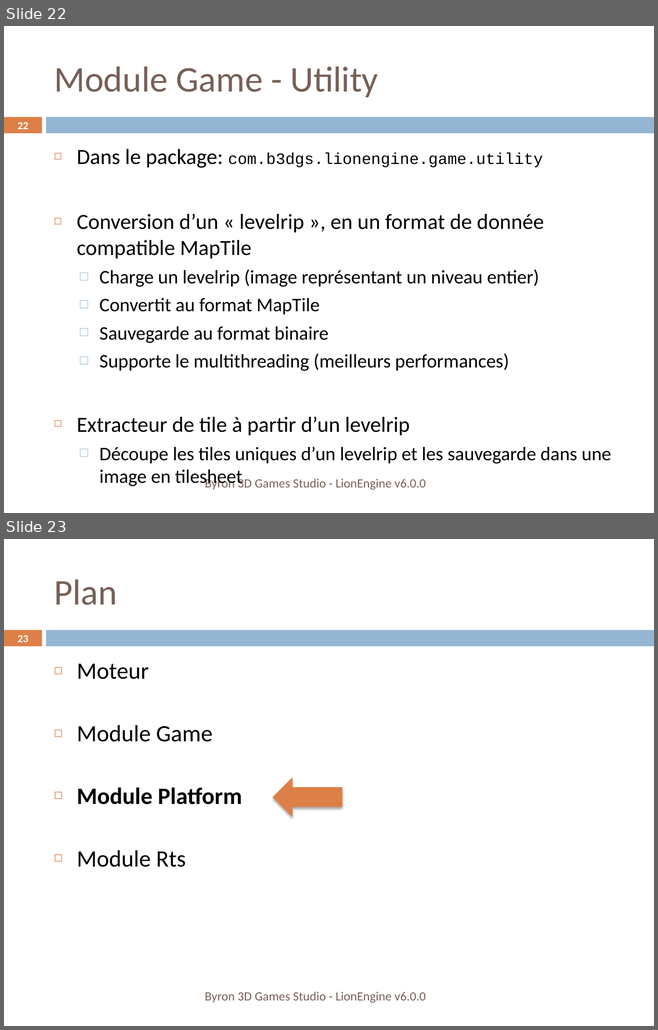
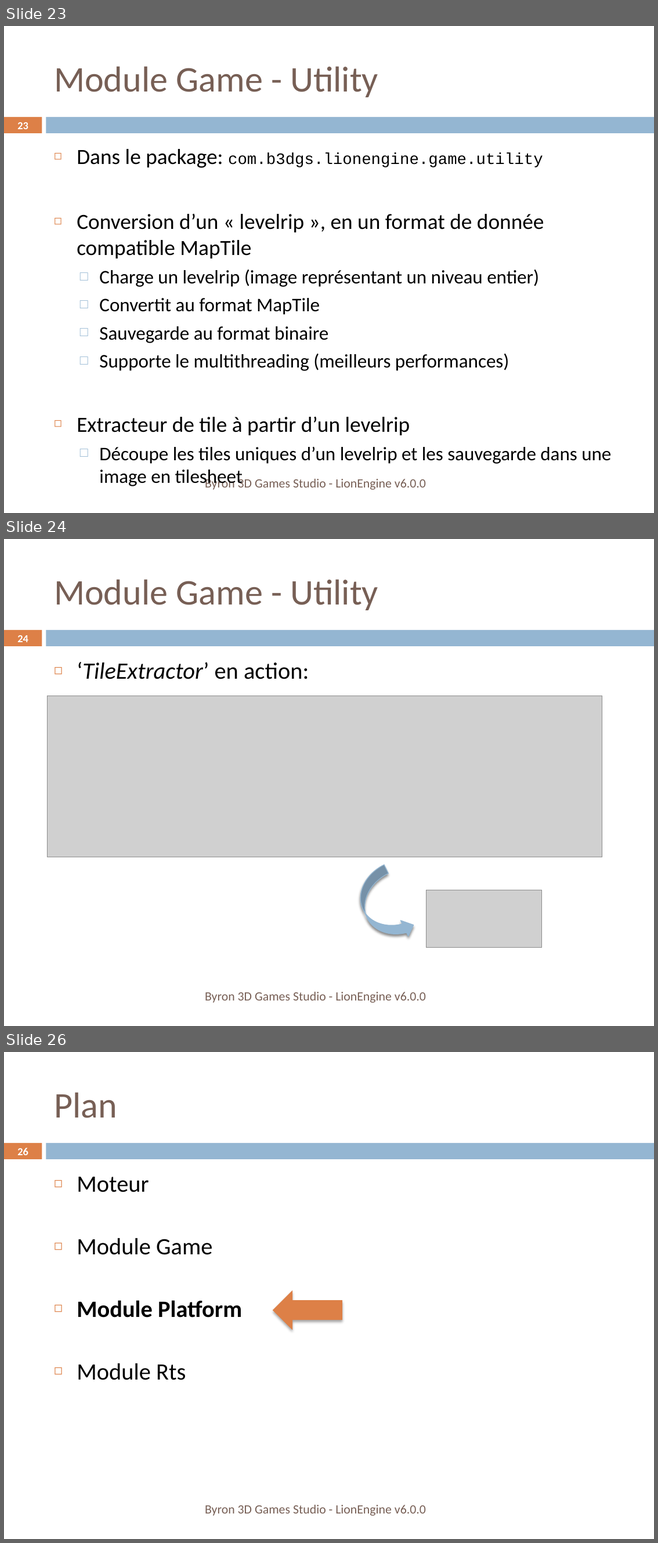
Before and after one commit to b3dgs/lionengine, a slide deck: doc/src/lionengine.pptx. Shown one above the other, each under a label of ours: slides 22 and 23 before the commit, slides 23, 24 and 26 after it; the slides between them are not shown. The pictures are 658x1030 and 658x1543 pixels, drawn with LibreOffice and Linux fonts; fonts in the diff are those of the drawing; grey boxes stand for pictures. Boxes give left, top, right and bottom in pixels: in the first picture for what was removed or moved away, otherwise in the second. Text is boxed around its words. In the diff, an @@ line names an element or a change of style, - is before the commit and + after.

```diff
--- a/doc/src/lionengine.pptx
+++ b/doc/src/lionengine.pptx
@@ slide 24 added at box(4, 539, 654, 1026), background #FFFFFF; not listed: 2 template elements that a slide beside it also shows @@
@@ title added at box(54, 580, 378, 610), 40 pt, text #775F55 @@
+Module Game - Utility
@@ page number added at box(17, 635, 28, 642), 11.9 pt, text #FFFFFF, bold @@
+24
@@ text added at box(76, 662, 308, 679), 26 pt, text #000000, italic @@
+◻ ‘TileExtractor’ en action:
@@ picture added at box(48, 696, 603, 857) @@
@@ curved right arrow added at box(349, 865, 417, 950), fill #94B6D2, outline #94B6D2 0.79 pt @@
@@ picture added at box(426, 890, 542, 947) @@
@@ text added at box(205, 992, 426, 1003), 14 pt, text #775F55 @@
+Byron 3D Games Studio - LionEngine v6.0.0
@@ what was slide 22 is now slide 23 @@
@@ page number at box(17, 122, 28, 129): text changed @@
-22
+23
@@ what was slide 23 is now slide 26 @@
@@ page number at box(17, 1148, 28, 1155): text changed @@
-23
+26
```
Also in this commit, not shown: 15 slides changed, 11 other slides added, 48 other files.
